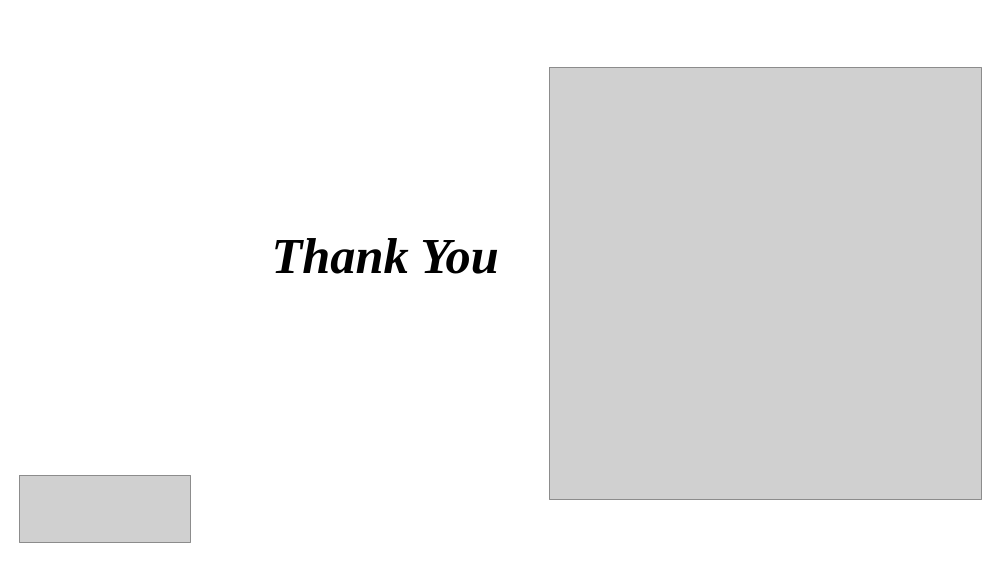
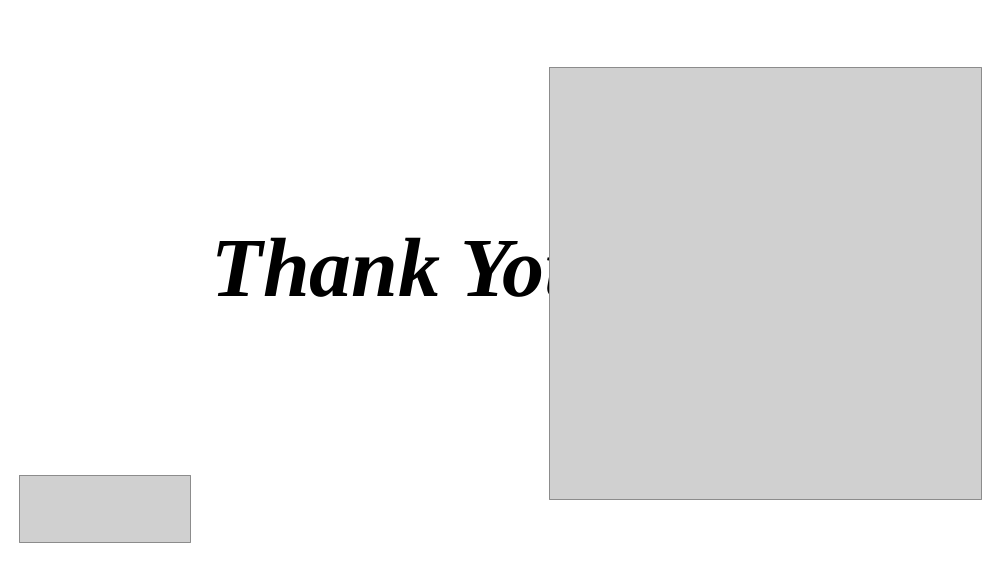
Before and after one commit to kushalprakash6/Standalone-5G-netowrk-simulation, a slide deck: slide 32 of Presentation/Presentation team_entropy.pptx. Drawn at 1008x567 pixels with LibreOffice and Linux fonts; fonts in the diff are those of the drawing; grey boxes stand for pictures. Boxes give left, top, right and bottom in pixels: in the first picture for what was removed or moved away, otherwise in the second. Text is boxed around its words. In the diff, an @@ line names an element or a change of style, - is before the commit and + after.

```diff
--- a/Presentation/Presentation team_entropy.pptx
+++ b/Presentation/Presentation team_entropy.pptx
@@ text "Thank You": place and size @@
-text "Thank You" at <box>272,238,498,274</box>
+text "Thank You" at <box>212,230,591,311</box>
@@ text "Thank You" at <box>212,230,591,311</box>: size 48 to 80 pt @@
```
Also in this commit, not shown: 16 other slides changed.
